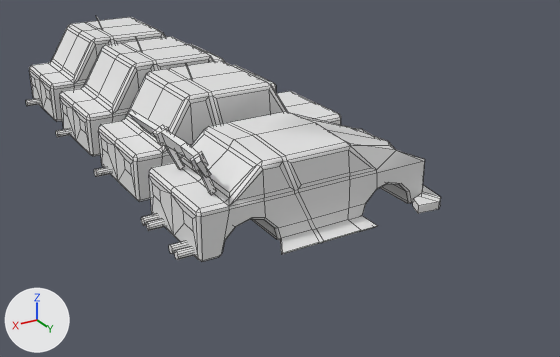
The FBX model Assets/Meshes/Cars.fbx as it was, and as the next commit left it.
One viewpoint serves both versions: a camera (50 mm lens) standing at (25.81, 34.5, 12.48) and looking at (11.19, 10.14, 0.3). The lights are fixed; the arrows at lower left show +X, +Y and +Z. Mesh edges are drawn as thin lines. Where no turn or scale is listed for an object, it has been applied to the vertices.

In view in the first picture: 'Car_Blue', 'Car_Fast', 'Car_Red', 'Car_White'.
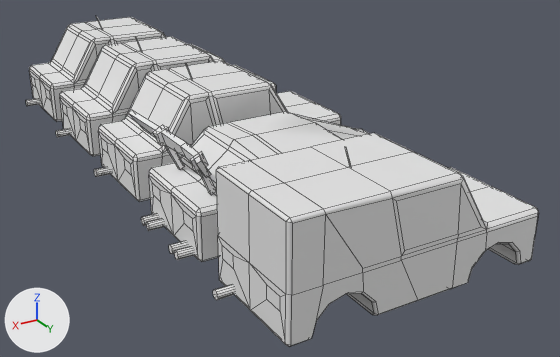
Edits to the scene script, one JSON object a line:
```json
{"op": "add", "block": "me_cube_022", "code": ["me_cube_022 = bpy.data.meshes.new('Cube.022')", "me_cube_022.from_pydata(...)  # 253 vertices, 227 faces; spans x -4.32..4.82, y -1.91..1.91, z 0.24..4.39"]}
{"op": "add", "block": "ob_car_blue_van", "code": ["ob_car_blue_van = bpy.data.objects.new('Car_Blue_Van', me_cube_022)", "ob_car_blue_van.location = (13.11, 19.0, 0.78)"]}
```

Location of each change, [x1, y1, x2, y2] in pixels of the pictures (560 x 357 px):
```json
{"object": "Car_Blue_Van", "change": "added", "after": [213, 133, 539, 347]}
```
